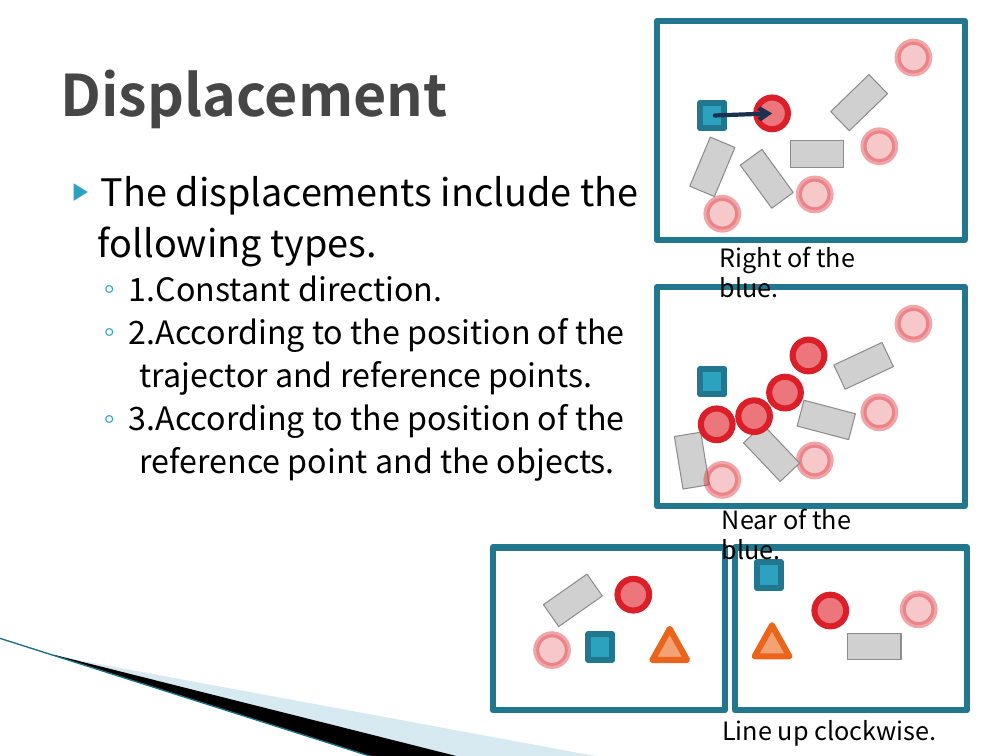
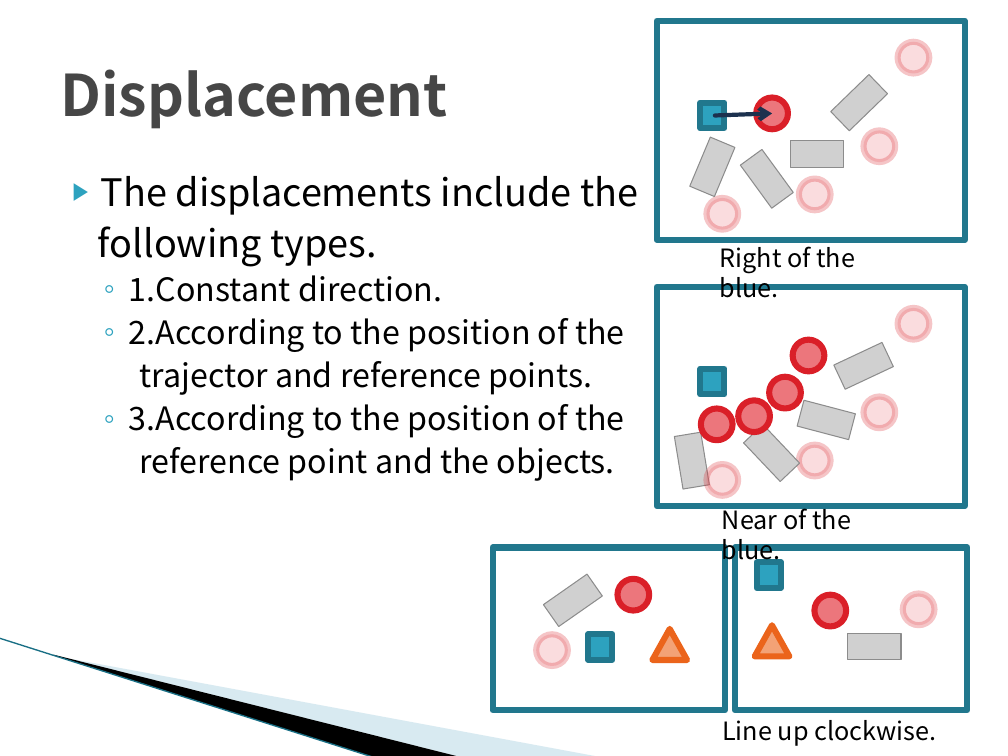
Before and after one commit to TetsuyaKomota/GitforEclipseTest, a slide deck: slide 10 of IntentionLearning/memo/Understanding Intentions(for seminar).pptx (slide 9 before the commit). Drawn at 1008x756 pixels with LibreOffice and Linux fonts; fonts in the diff are those of the drawing; grey boxes stand for pictures; background and template pictures are left out. Boxes give left, top, right and bottom in pixels: in the first picture for what was removed or moved away, otherwise in the second. Text is boxed around its words. In the diff, an @@ line names an element or a change of style, - is before the commit and + after.

```diff
--- a/IntentionLearning/memo/Understanding Intentions(for seminar).pptx
+++ b/IntentionLearning/memo/Understanding Intentions(for seminar).pptx
@@ fill #EC767C at 40% opacity to #EC767C at 25% opacity in 10 elements at <box>799,178,831,210</box>, <box>897,41,928,73</box>, <box>864,130,895,161</box>, <box>707,198,738,229</box>, <box>799,445,831,476</box>, <box>897,307,928,339</box>, <box>864,396,895,427</box>, <box>707,464,738,495</box>, <box>536,634,568,665</box>, <box>903,594,934,625</box> @@
```
Also in this commit, not shown: 12 other slides changed, 6 slides added, 2 other files.
